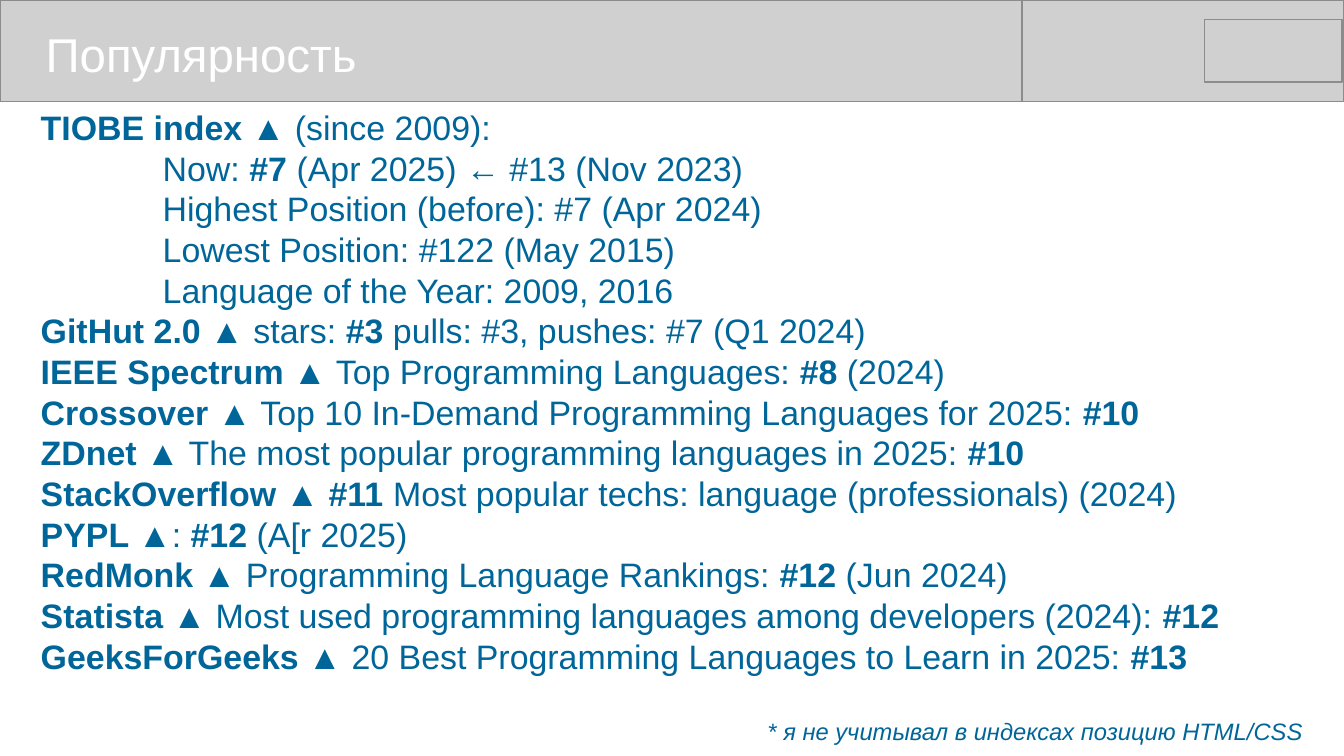
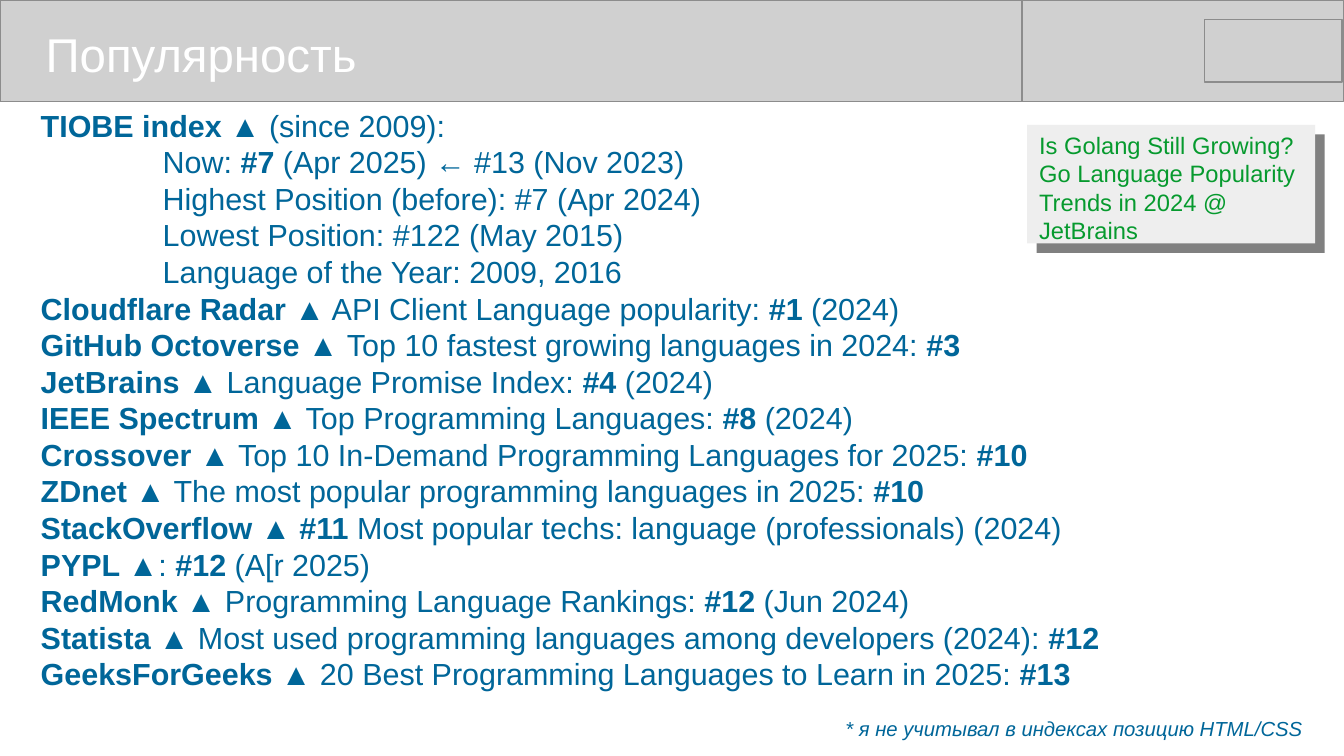
Before and after one commit to mike-shock/Go_language, a slide deck: slide 8 of Go_Review.odp. Drawn at 1344x756 pixels with LibreOffice and Linux fonts; fonts in the diff are those of the drawing; grey boxes stand for pictures. Boxes give left, top, right and bottom in pixels: in the first picture for what was removed or moved away, otherwise in the second. Text is boxed around its words. In the diff, an @@ line names an element or a change of style, - is before the commit and + after.

```diff
--- a/Go_Review.odp
+++ b/Go_Review.odp
@@ text at [41, 115, 1303, 741]: size 20 to 18 pt in "TIOBE index ▲ (since 2009):", "Now: #7 (Apr 2025) ← #13 (Nov ...", "Highest Position (before): #7 (Apr 2024)", "Lowest Position: #122 (May 2015)" and 9 more places; size 14 to 12 pt in "* я не учитывал в индексах позицию ..." @@
@@ rectangle added at [1028, 124, 1316, 243], fill #EEEEEE, 14 pt, text #069A2E @@
+Is Golang Still Growing? Go Language Popularity Trends in 2024 @ JetBrains
@@ text at [41, 298, 960, 399]: text changed; size 20 to 18 pt @@
-GitHut 2.0 ▲ stars: #3 pulls: #3, pushes: #7 (Q1 2024)
+Cloudflare Radar ▲ API Client Language popularity: #1 (2024)
+GitHub Octoverse ▲ Top 10 fastest growing languages in 2024: #3
+JetBrains ▲ Language Promise Index: #4 (2024)
```
Also in this commit, not shown: 9 other slides changed, 1 other file.
